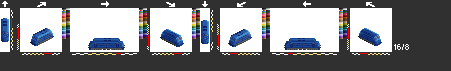
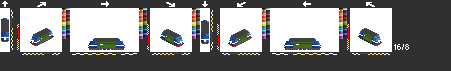
Comparing the layer stacks of the two 451x71 images. Changes:
added layer "bsx1" above "er1" over [1, 19, 381, 50]
